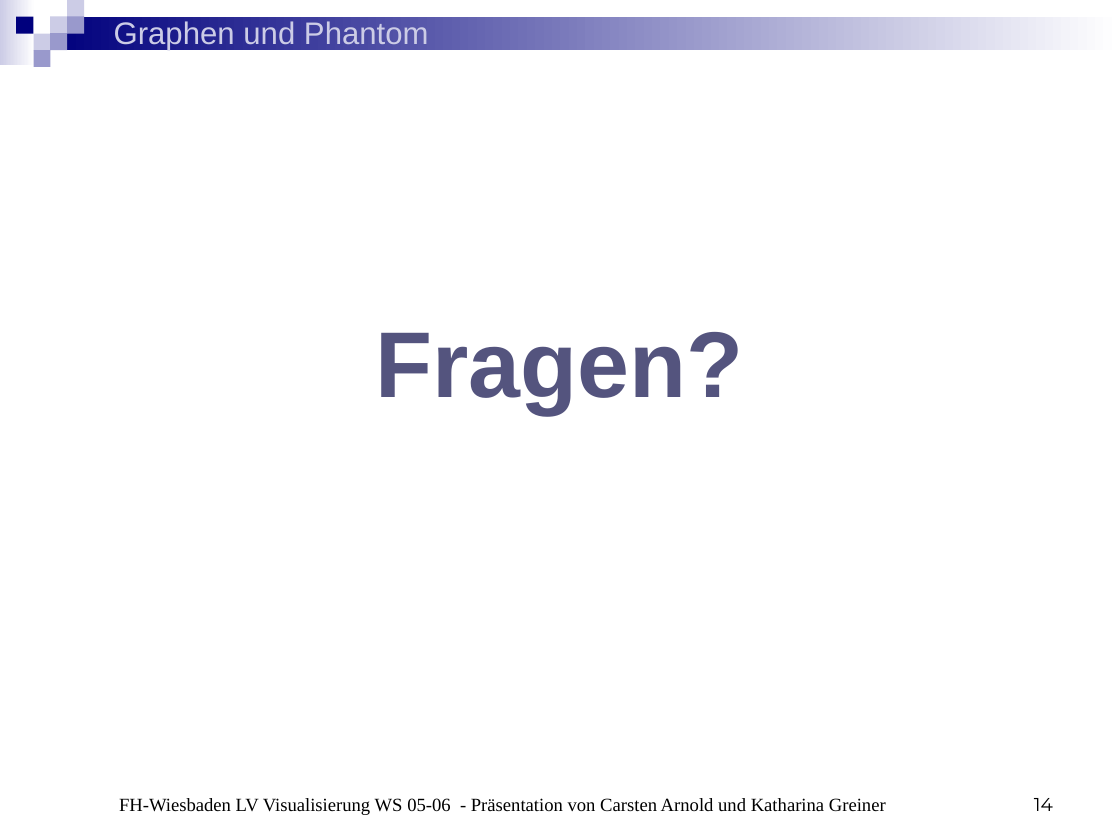
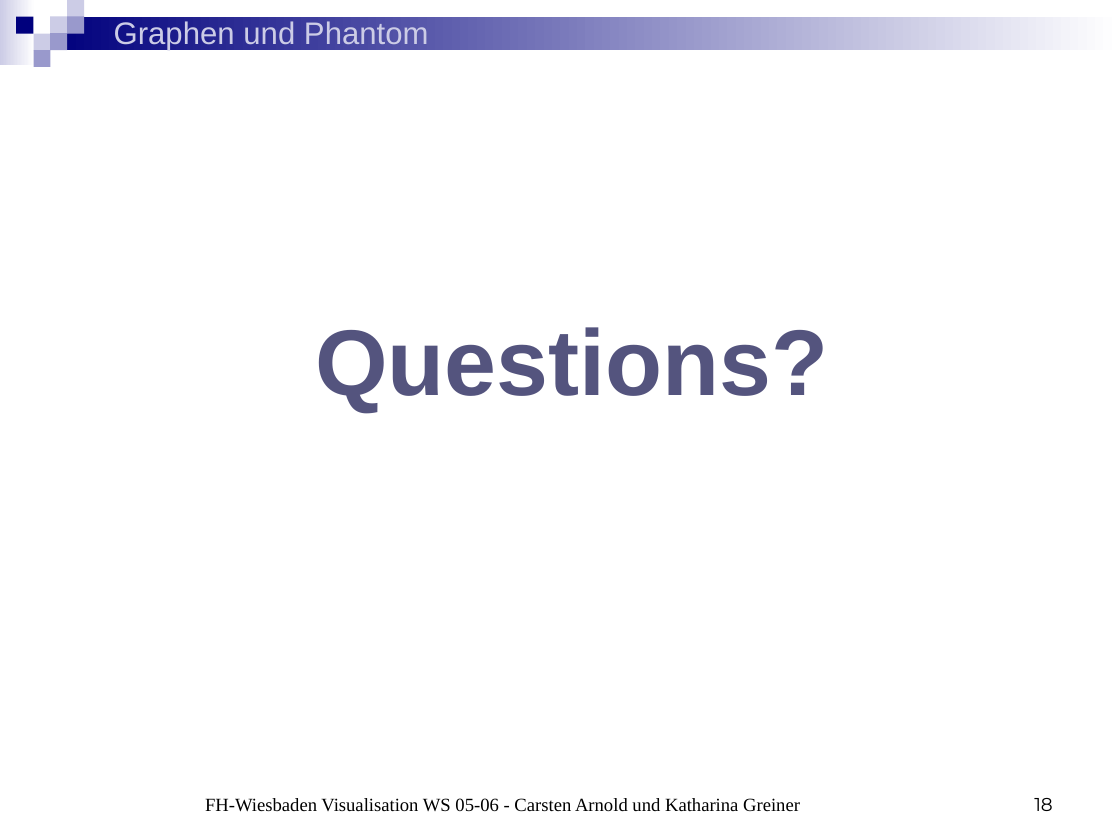
Before and after one commit to BackupTheBerlios/phantom-graphs-svn, a slide deck: slide 18 of trunk/Präsentationen/Präsentation3.ppt (slide 14 before the commit). Drawn at 1120x840 pixels with LibreOffice and Linux fonts; fonts in the diff are those of the drawing. Boxes give left, top, right and bottom in pixels: in the first picture for what was removed or moved away, otherwise in the second. Text is boxed around its words. In the diff, an @@ line names an element or a change of style, - is before the commit and + after.

```diff
--- a/trunk/Präsentationen/Präsentation3.ppt
+++ b/trunk/Präsentationen/Präsentation3.ppt
@@ text added at box(315, 327, 828, 412), 60 pt, text #54547E, bold @@
+Questions?
@@ text removed at box(375, 332, 743, 414) @@
-Fragen?
@@ text at box(205, 798, 800, 812): text changed @@
-FH-Wiesbaden LV Visualisierung WS 05-06 - Präsentation von Carsten Arnold und Katharina Greiner
+FH-Wiesbaden Visualisation WS 05-06 - Carsten Arnold und Katharina Greiner
@@ page number at box(1034, 798, 1053, 811): text changed @@
-14
+18
```
Also in this commit, not shown: 11 other slides changed, 5 slides added, 1 slide removed.
